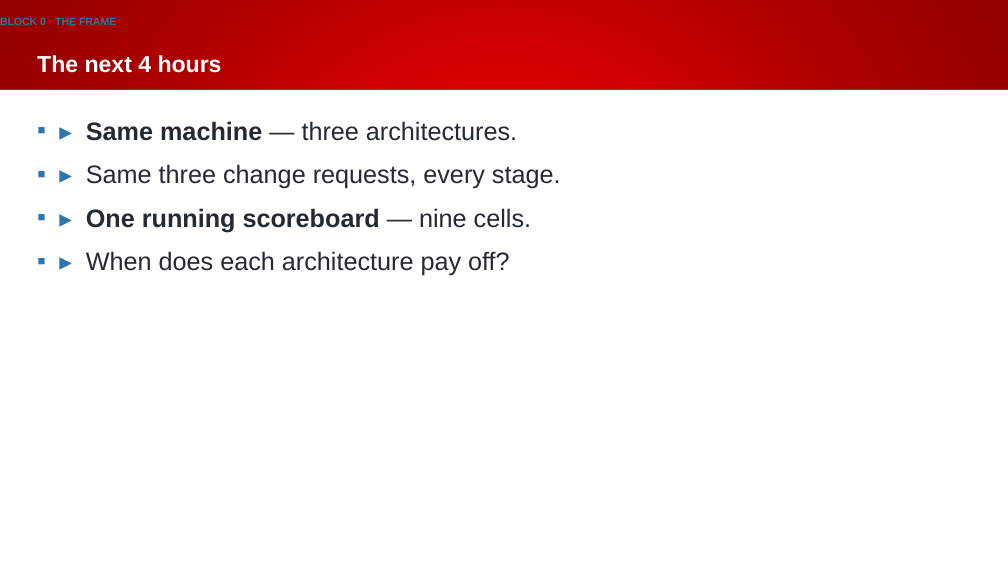
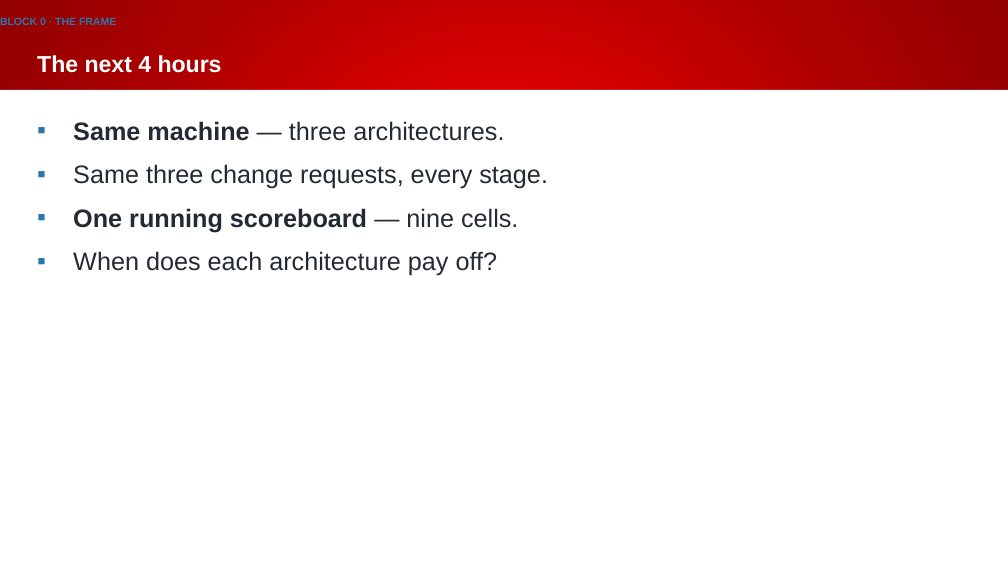
Before and after one commit to Beckhoff-USA-Community/Procedural_To_SOLID, a slide deck: slide 2 of presentation/NEM2026_workshop.pptx. Drawn at 1008x567 pixels with LibreOffice and Linux fonts; fonts in the diff are those of the drawing; background and template pictures are left out. Boxes give left, top, right and bottom in pixels: in the first picture for what was removed or moved away, otherwise in the second. Text is boxed around its words. In the diff, an @@ line names an element or a change of style, - is before the commit and + after.

```diff
--- a/presentation/NEM2026_workshop.pptx
+++ b/presentation/NEM2026_workshop.pptx
@@ text at (x1=73, y1=121, x2=548, y2=276): text changed @@
-▪ ▸ Same machine — three architectures.
-▪ ▸ Same three change requests, every stage.
-▪ ▸ One running scoreboard — nine cells.
-▪ ▸ When does each architecture pay off?
+▪ Same machine — three architectures.
+▪ Same three change requests, every stage.
+▪ One running scoreboard — nine cells.
+▪ When does each architecture pay off?
```
Also in this commit, not shown: 21 other slides changed, 15 slides added, 1 slide removed.
